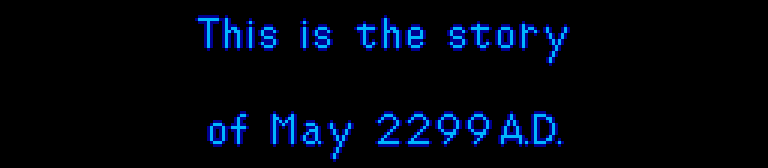
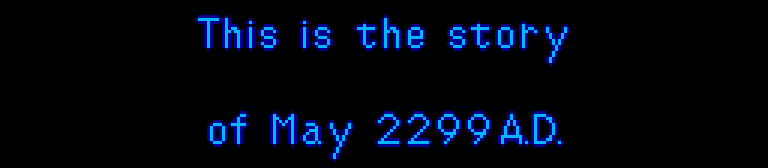
Revision of a layered 768 × 168 image; what changed, layer by layer:
added layer "Layer #2" above "yuna_build-0185.png copy #5" over 228, 120, 249, 132
hid "yuna_build-0185.png copy #5" over 228, 120, 249, 132
